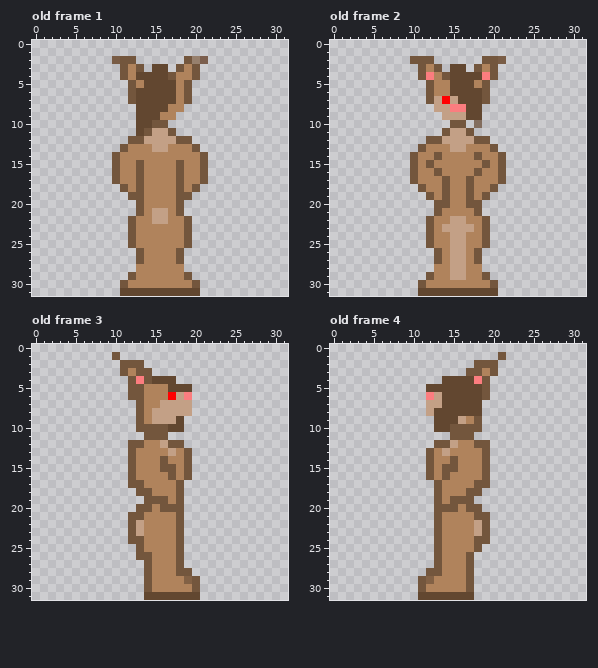
Pixel-art file -- games/walker/assets/wrath_sprites.aseprite. The first picture shows the starting point.
32x32 pixels, 12 frames. Pixels under 10% opacity are left out. Colours within 5 levels of each other are drawn and written as one. Shown: old frame 1, old frame 2, old frame 3, old frame 4.
New version:
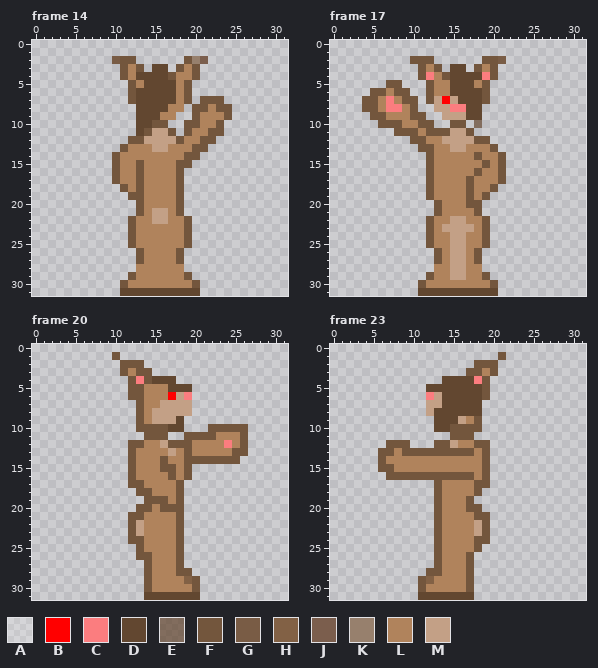
Palette (. is transparent): A #ffffff2a  B #ff0000  C #fb7d7f  D #624730  E #634630b5  F #73563d  G #795c45  H #826145  J #7b5e4d  K #97806d  L #b0835c  M #c3a086
A new or re-ordered frame is compared with the old frame closest to it.
The author wrote: Added attack animations
The edit:
frames 12 -> 24
Frame 14 is new; against old frame 1:
Colour F now appears in row 7 at x 21 to 23; in row 8 at x 20 to 21 and 23 to 24; in row 9 at x 20 and 24; in row 10 at x 19 to 20 and 23; in row 11 at x 19 and 22 to 23; in row 12 at x 21 to 22.
Colour F now appears in row 13 at x 21.
The author changed colour L to colour F in row 14 at x 19 to 20; in row 15 at x 19.
Colour L now appears in row 8 at x 22; in row 9 at x 21 to 23; in row 10 at x 21 to 22; in row 11 at x 20 to 21; in row 12 at x 20.
The author changed colour F to colour L in row 12 at x 19.
The edit erases colour F in rows 14 to 17 at x 21; in row 18 at x 20; in row 19 at x 19.
The edit erases colour L in row 15 at x 20; in rows 16 to 17 at x 19 to 20; in row 18 at x 19.
Frame 17 is new; against old frame 2:
Colour C now appears in row 7 at x 7; in row 8 at x 7 to 8.
Colour F now appears in row 5 at x 7 to 8; in row 6 at x 5 to 6 and 8 to 9; in row 7 at x 4 to 5 and 9 to 10; in row 8 at x 4 to 5 and 10; in row 9 at x 5 to 6 and 10 to 11; in row 10 at x 6 to 8 and 11 to 12.
Colour F now appears in row 11 at x 8 to 10 and 12 to 13; in row 12 at x 10 to 11.
The author changed colour L to colour F in rows 13 to 14 at x 12; in rows 16 to 18 at x 12.
Colour L now appears in row 6 at x 7; in row 7 at x 6 and 8; in row 8 at x 6 and 9; in row 9 at x 7 to 9; in row 10 at x 9 to 10; in row 11 at x 11.
The author changed colour F to colour L in row 12 at x 12 to 13; in row 14 at x 13; in row 16 at x 13; in rows 17 to 20 at x 14.
The edit erases colour F in rows 14 to 17 at x 10; in row 18 at x 11.
The edit erases colour L in rows 14 to 17 at x 11.
Frame 20 is new; against old frame 3:
Colour C now appears in row 12 at x 24.
Colour F now appears in row 10 at x 22 to 26; in row 11 at x 19 to 22 and 26; in row 12 at x 19 and 26; in row 13 at x 25 to 26; in row 14 at x 20 to 25.
Colour L now appears in row 11 at x 23 to 25; in row 12 at x 20 to 23 and 25; in row 13 at x 20 to 24.
Frame 23 is new; against old frame 4:
Colour F now appears in row 12 at x 7 to 9; in row 13 at x 6 to 7 and 9 to 11; in row 14 at x 6; in row 15 at x 6 to 7; in row 16 at x 7 to 11.
The author changed colour L to colour F in row 13 at x 13 and 15 to 17; in row 16 at x 13 and 15 to 17.
The author changed colour M to colour F in row 13 at x 14.
Colour L now appears in row 13 at x 8; in row 14 at x 7 to 11; in row 15 at x 8 to 11.
The author changed colour F to colour L in row 14 at x 12 and 15; in row 15 at x 12 and 14 to 15; in row 18 at x 17; in row 19 at x 15 to 16; in row 20 at x 14 to 15.
